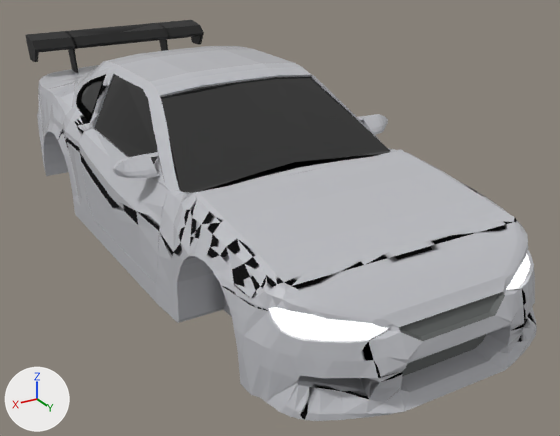
A saved change to the OBJ model Resources/demo_car/car.obj.
One viewpoint serves both versions: a 50 mm camera at (2.29, 4.45, 2.26) aimed at (-0.2, 0.3, 0.19). The axes (+X, +Y, +Z) are drawn at lower left. The lights are the same throughout. Where no turn or scale is listed for an object, it has been applied to the vertices.

The scene before the commit, as lines of its bpy script (objects in view):
```python
mat_body = principled_material('body')
mat_body.base_color = (0.521, 0.527, 0.558)  # light grey #bfc0c5
mat_body.roughness = 0.101
mat_kaca = principled_material('kaca')
mat_kaca.base_color = (0.0809, 0.0809, 0.0809)  # dark grey #505050
mat_kaca.metallic = 1.0
mat_kaca.roughness = 0.0
mat_lampu = principled_material('lampu')
mat_lampu.base_color = (0.8, 0.8, 0.8)  # white #e7e7e7
mat_lampu.emission_strength = 1.0
mat_material_001 = principled_material('Material.001')
mat_material_001.base_color = (0.0, 0.0, 0.0)  # black #000000
mat_material_001.metallic = 1.0
mat_material_001.roughness = 1.0
mat_material_006 = principled_material('Material.006')
mat_material_006.base_color = (0.115, 0.123, 0.121)  # dark grey #5f6262
mat_spoiler = principled_material('spoiler')
mat_spoiler.base_color = (0.0, 0.0, 0.0)  # black #000000
me_s15_body = bpy.data.meshes.new('s15-body')
me_s15_body.from_pydata(...)  # 3200 vertices, 6507 faces; spans x -0.98..0.96, y -2.26..2.25, z -0.01..1.16
me_s15_body.materials.append(mat_body)  # light grey #bfc0c5
me_s15_body.materials.append(mat_lampu)  # white #e7e7e7
me_s15_body.materials.append(mat_kaca)  # dark grey #505050
me_s15_body.materials.append(mat_material_001)  # black #000000
me_s15_body.materials.append(mat_material_003)  # orange #dc6a0e
me_s15_body.materials.append(mat_material_004)  # red #ce0012
me_s15_body.materials.append(mat_material_005)  # white #e7e7e7
me_s15_body.materials.append(mat_material_006)  # dark grey #5f6262
me_s15_body.materials.append(mat_spoiler)  # black #000000
me_s15_body.materials.append(mat_material_002)  # black #000000
ob_s15_body = bpy.data.objects.new('s15-body', me_s15_body)
ob_s15_body.location = (0.0, 0.0, 0.0)
```
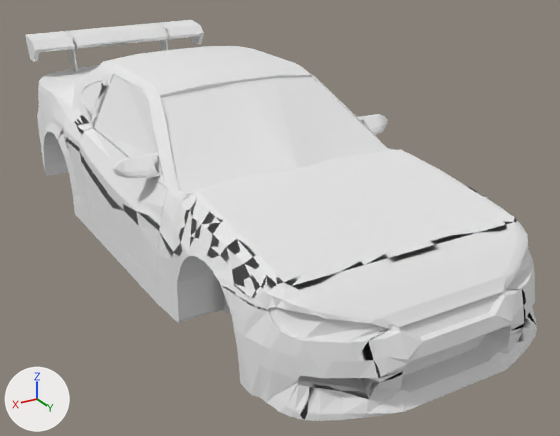
The newer file is also turned or shifted as a whole; pictures and numbers use the older file's frame.

Changed parts and their boxes (x1, y1, x2, y2) in the pictures (560 x 436 px):
's15-body', recoloured, surface changed (grey to white)
    both: (26, 20, 537, 421)

Diff of the bpy script that builds the scene:
```diff
--- a/Resources/demo_car/car.obj.py
+++ b/Resources/demo_car/car.obj.py
@@ mat_body @@
 mat_body = principled_material('body')
-mat_body.base_color = (0.521, 0.527, 0.558)  # light grey #bfc0c5
+mat_body.base_color = (0.8, 0.8, 0.8)  # white #e7e7e7
 mat_body.roughness = 0.101
@@ mat_lampu @@
 mat_lampu.base_color = (0.8, 0.8, 0.8)  # white #e7e7e7
-mat_lampu.emission_strength = 1.0
@@ mat_kaca @@
 mat_kaca = principled_material('kaca')
-mat_kaca.base_color = (0.0809, 0.0809, 0.0809)  # dark grey #505050
-mat_kaca.metallic = 1.0
+mat_kaca.base_color = (0.8, 0.8, 0.8)  # white #e7e7e7
 mat_kaca.roughness = 0.0
@@ mat_material_001 @@
 mat_material_001 = principled_material('Material.001')
-mat_material_001.base_color = (0.0, 0.0, 0.0)  # black #000000
+mat_material_001.base_color = (0.8, 0.8, 0.8)  # white #e7e7e7
 mat_material_001.metallic = 1.0
@@ mat_material_006 @@
 mat_material_006 = principled_material('Material.006')
-mat_material_006.base_color = (0.115, 0.123, 0.121)  # dark grey #5f6262
+mat_material_006.base_color = (0.8, 0.8, 0.8)  # white #e7e7e7
@@ mat_spoiler @@
 mat_spoiler = principled_material('spoiler')
-mat_spoiler.base_color = (0.0, 0.0, 0.0)  # black #000000
+mat_spoiler.base_color = (0.8, 0.8, 0.8)  # white #e7e7e7
```
